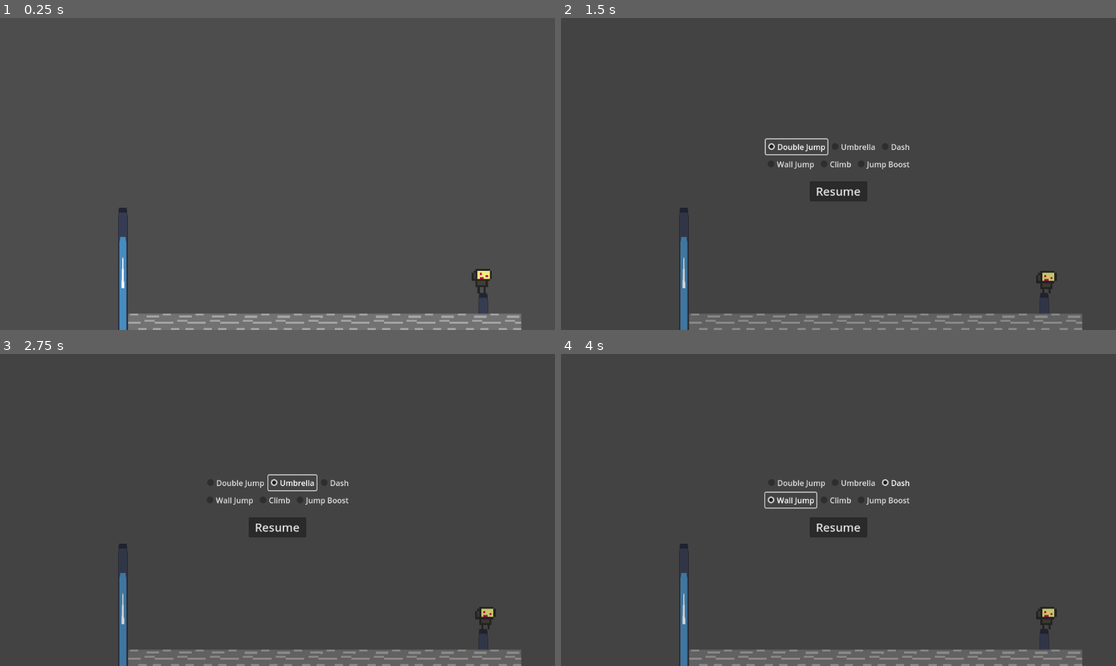
Above: before the commit, frames 1-4 (two rows, left to right).
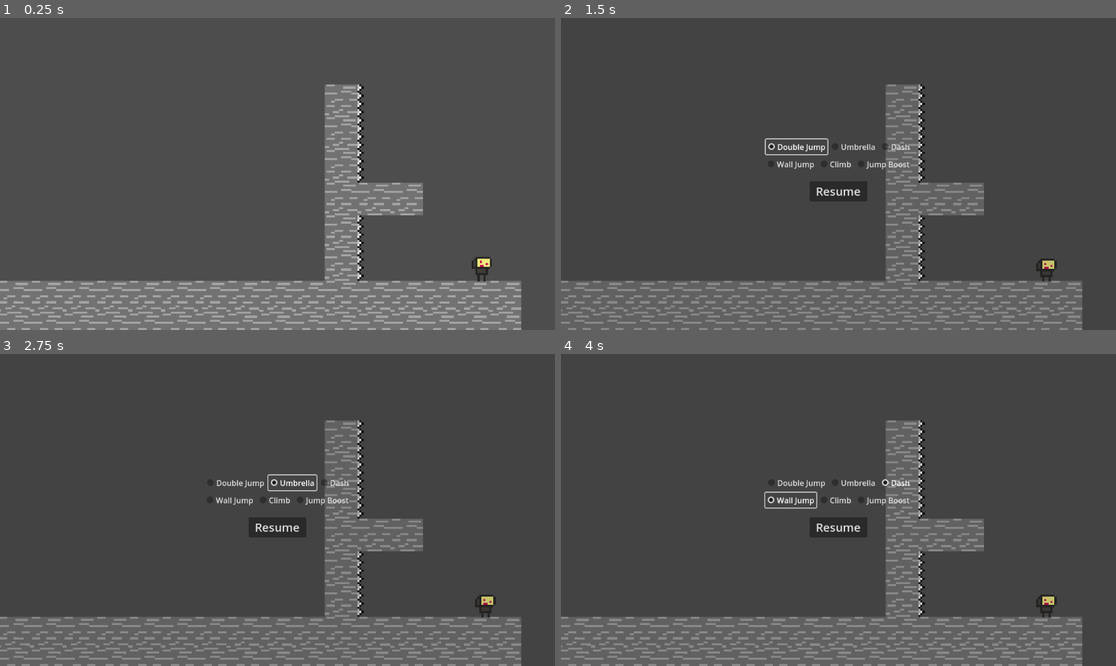
Above: after the commit, the same moments.

Repository: arcality/Built-to-Scale-GMTK-2024
Game: Godot game, scene res://scenes/main.tscn
Same seed, same stepped clock (60 frames per second), same inputs: the game is played once before the commit and once after it. The engine's default icon, where the game draws it, is replaced by a stand-in: a white triangle on a blue panel in a dark square.
Inputs (mouse positions are in pixels of both pictures, inside the frame that each line leads up to):
- Up to frame 1 (0.25 s): no input
- Up to frame 2 (1.5 s): move the mouse to (960, 158) at 0.52 s; hold D (move_right) 0.53-1.25 s; tap E (edit) at 0.6 s; click (960, 158) at 0.67 s; tap Space (jump) at 0.77 s; click "Double Jump" at 1.25 s
- Up to frame 3 (2.75 s): click "Umbrella" at 2 s
- Up to frame 4 (4 s): click "Dash" at 2.75 s; click "Wall Jump" at 3.5 s

The runs differ from the first frame. In frame 1, 17% of the frame differs, in the area x 0-94%, y 21-100%; in frame 2, 17%; in frame 3, 17%; in frame 4, 17%.

Commit message:
updated level

Diff:
--- a/scenes/levels/level_one.tscn
+++ b/scenes/levels/level_one.tscn
@@ -67,4 +67,4 @@
 scale = Vector2(4.25, 4.25)
 tile_set = SubResource("TileSet_f3q0e")
 format = 2
-layer_0/tile_data = PackedInt32Array(393214, 0, 0, 393215, 0 …(103 unchanged characters)… 327687, 0, 0, 393213, 0, 0, 393212, 0, 0)
+layer_0/tile_data = PackedInt32Array(393214, 0, 0, 393215, 0 …(103 unchanged characters)… 327687, 0, 0, 393213, 0, 0, 393212, 0, 0, 327676, 0, 0, 327677, 0, 0, 327678, 0, 0, 327679, 0, 0, 262144, 0, 0, 262145, 0, 0, 262146, 0, 0, 262147, 0, 0, 262148, 0, 0, 262149, 0, 0, 262150, 0, 0, 262151, 0, 0, 327675, 0, 0, 393211, 0, 0, 393210, 0, 0, 393209, 0, 0, 327673, 0, 0, 327674, 0, 0, 327672, 0, 0, 393208, 0, 0, 196610, 0, 0, 131074, 0, 0, 65538, 0, 0, 2, 0, 0, -65534, 0, 0, -131070, 0, 0, 196611, 131072, 0, 131075, 131072, 0, 65539, 0, 0, 65540, 0, 0, 3, 131072, 0, -65533, 131072, 0, -131069, 131072, 0)
--- a/scenes/main.tscn
+++ b/scenes/main.tscn
@@ -11,7 +11,8 @@
 script = ExtResource("1_8n6hf")
 
 [node name="TempTerrain" parent="." instance=ExtResource("1_k1u6s")]
-position = Vector2(903, 895)
+visible = false
+position = Vector2(623, 1326)
 
 [node name="LevelOne" parent="." instance=ExtResource("3_723ci")]
 position = Vector2(538, 274)
@@ -22,7 +23,7 @@
 active_arm_state = ""
 
 [node name="edit_area" parent="." instance=ExtResource("4_lfd5i")]
-position = Vector2(948, 548)
+position = Vector2(947, 476)
 
 [node name="edit_menu" parent="." instance=ExtResource("6_ty4xn")]
 
